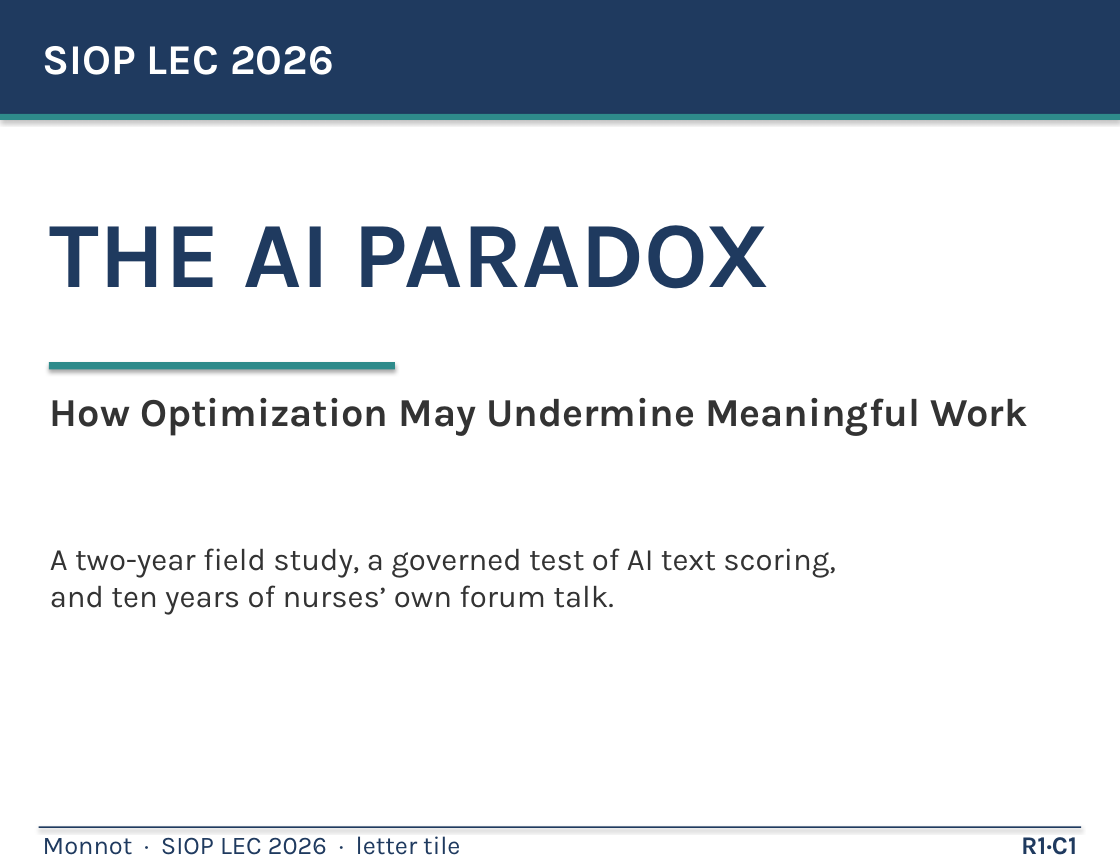
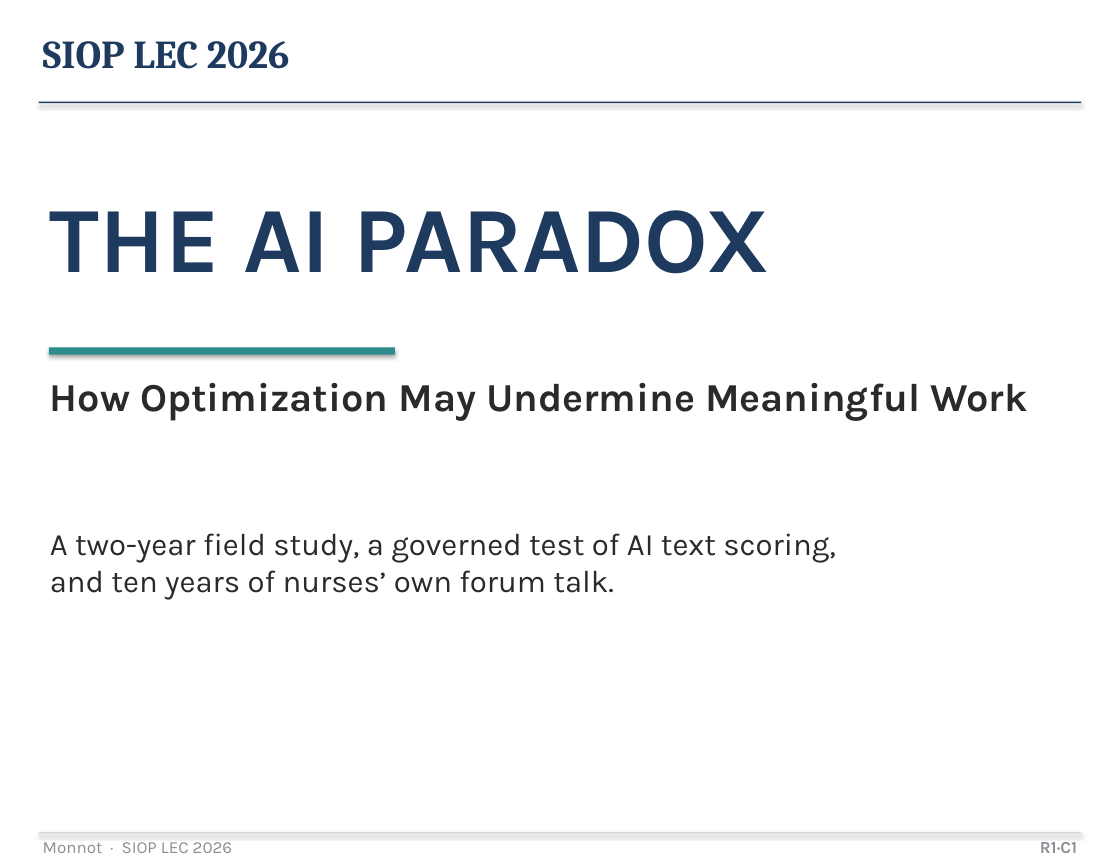
Before and after one commit to mjmonnot/mjmonnot.github.io, a slide deck: slide 1 of lec-2026/assets/Monnot_Poster_v5.pptx. Drawn at 1120x865 pixels with LibreOffice and Linux fonts; fonts in the diff are those of the drawing. Boxes give left, top, right and bottom in pixels: in the first picture for what was removed or moved away, otherwise in the second. Text is boxed around its words. In the diff, an @@ line names an element or a change of style, - is before the commit and + after.

```diff
--- a/lec-2026/assets/Monnot_Poster_v5.pptx
+++ b/lec-2026/assets/Monnot_Poster_v5.pptx
@@ text "SIOP LEC 2026" at (43, 41, 289, 69): size 30 to 28 pt, font Karla to Cambria, text colour #FFFFFF to #1F3A5F; line spacing 1 to 1.05 @@
@@ rectangle removed at (0, 114, 1120, 120) @@
@@ rectangle: place and size @@
-rectangle at (0, 0, 1120, 114)
+rectangle at (39, 102, 1081, 103)
@@ 3 texts, 1 rectangle: place and size @@
-3 texts, 1 rectangle at (49, 225, 1027, 615)
+3 texts, 1 rectangle at (49, 210, 1027, 600)
@@ text "How Optimization May Undermine Meaningful ..." at (50, 383, 1027, 421): text colour #333333 to #2A2A2A @@
@@ text "A two-year field study, a ..." at (50, 533, 836, 600): text colour #333333 to #2A2A2A @@
@@ rectangle: place and size @@
-rectangle at (39, 827, 1081, 828)
+rectangle at (39, 833, 1081, 834)
@@ rectangle at (39, 833, 1081, 834): fill #1F3A5F to #C8C8C8 @@
@@ text "R1·C1" at (1040, 842, 1077, 853): size 18 to 12 pt, text colour #1F3A5F to #8A8F94 @@
@@ text at (43, 842, 232, 853): text changed; size 18 to 12 pt; text colour #1F3A5F to #8A8F94 @@
-Monnot · SIOP LEC 2026 · letter tile
+Monnot · SIOP LEC 2026
```
Also in this commit, not shown: 17 other slides changed, 5 other files.
